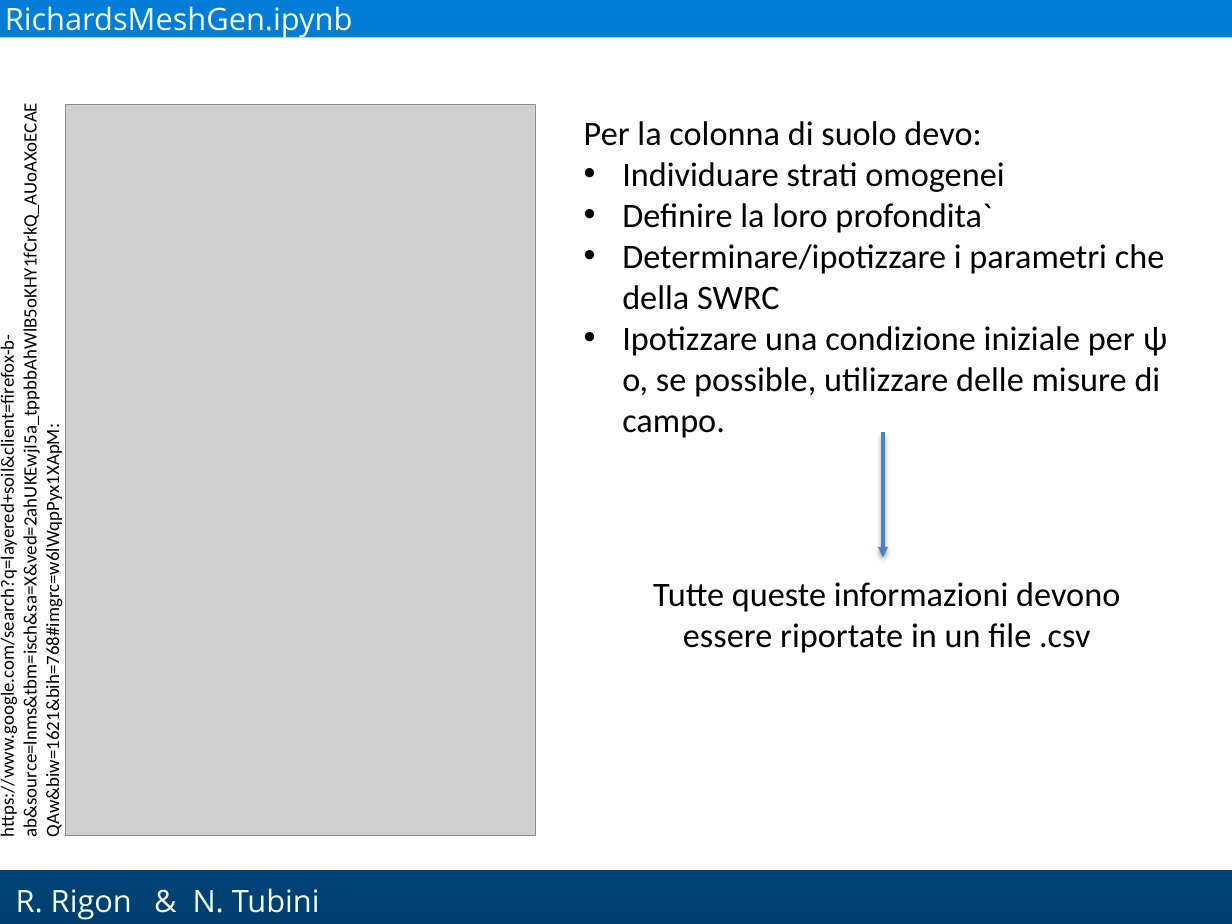
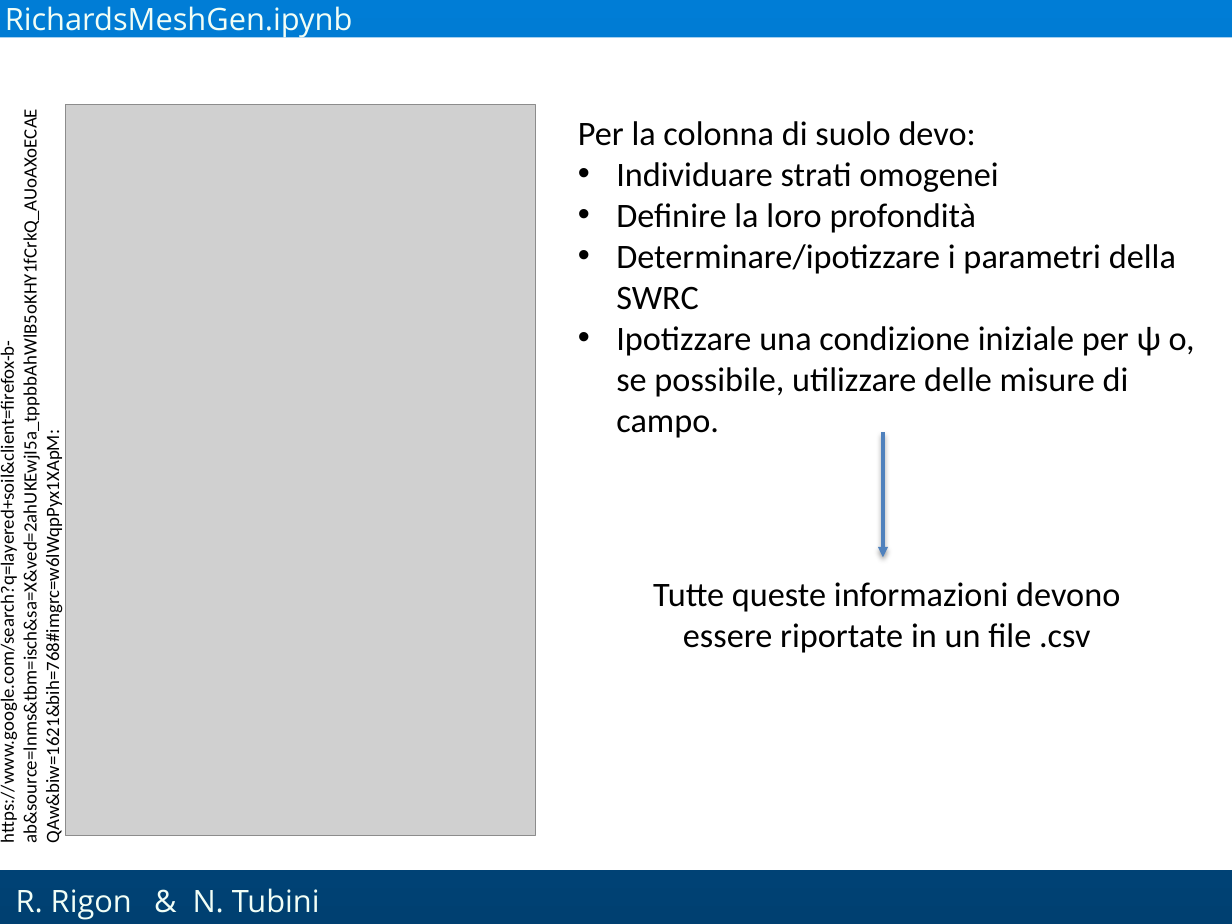
Before and after one commit to GEOframeOMSProjects/OMS_Project_Richards1D, a slide deck: slide 5 of Materials/Richards_English.pptx. Drawn at 1232x924 pixels with LibreOffice and Linux fonts; fonts in the diff are those of the drawing; grey boxes stand for pictures; background and template pictures are left out. Boxes give left, top, right and bottom in pixels: in the first picture for what was removed or moved away, otherwise in the second. Text is boxed around its words. In the diff, an @@ line names an element or a change of style, - is before the commit and + after.

```diff
--- a/Materials/Richards_English.pptx
+++ b/Materials/Richards_English.pptx
@@ text "https://www.google.com/search?q=layered+soil&client=firefox- ...": place and size @@
-text "https://www.google.com/search?q=layered+soil&client=firefox- ..." at (0,176,64,825)
+text "https://www.google.com/search?q=layered+soil&client=firefox- ..." at (0,182,64,831)
@@ text at (616,203,1195,438): text changed @@
-• Definire la loro profondita`
-• Determinare/ipotizzare i parametri che della SWRC
-• Ipotizzare una condizione iniziale per ψ o, se possible, utilizzare delle misure di campo.
+• Definire la loro profondità
+• Determinare/ipotizzare i parametri della SWRC
+• Ipotizzare una condizione iniziale per ψ o, se possibile, utilizzare delle misure di campo.
```
Also in this commit, not shown: 22 other slides changed, 4 slides added, 3 slides removed.
